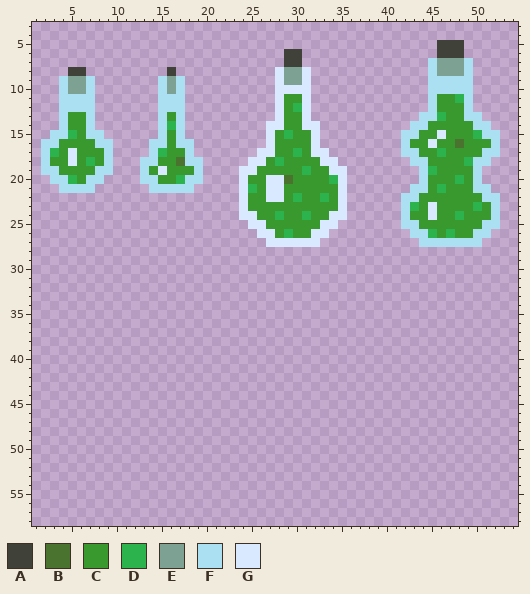
Edited in one commit: pixel-art file (Sprites/Potions/potion testing.aseprite). Above, as it was before the edit.
64x64 pixels, 1 frame. Shown: x 1..54, y 3..58.
Visible layers, top first: "Layer 2", "Layer 1".
Palette (. is transparent): A #404239  B #49732e  C #39992e  D #2db34d  E #7da192  F #aae0f2  G #d9e9ff
Pixels before (only the part around the change), first column x 19:
28 ....................................
29 ....................................
30 ....................................
31 ....................................
32 ....................................
33 ....................................
34 ....................................
35 ....................................
36 ....................................
37 ....................................
38 ....................................
39 ....................................
40 ....................................
41 ....................................
42 ....................................
43 ....................................
44 ....................................
45 ....................................
46 ....................................
47 ....................................
48 ....................................
49 ....................................
50 ....................................
51 ....................................
52 ....................................
53 ....................................
54 ....................................
55 ....................................
56 ....................................
57 ....................................
58 ....................................
After:
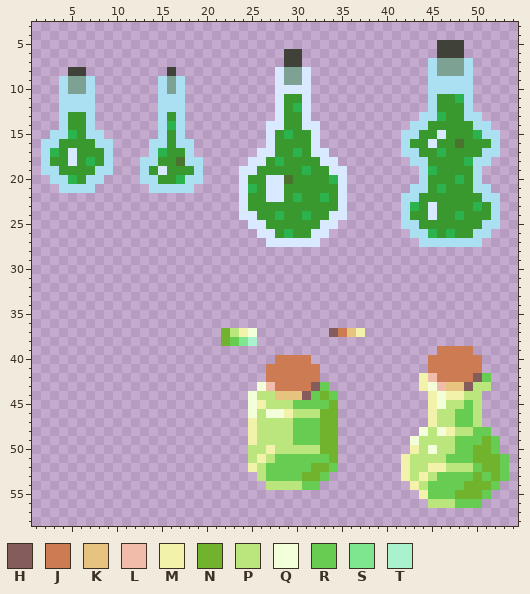
Colours new in this view: H #845c5c  J #cc7b52  K #e6c37e  L #f2bcaa  M #f2f2aa  N #71b32d  P #bbe67e  Q #f3ffd9  R #66cc52  S #7ee68f  T #aaf2ce
Edits made:
Layer "Layer 1":
The author put colour H in row 37 at x 34; in row 42 at x 50; in row 43 at x 32 and 49; in row 44 at x 31.
The author put colour J in row 37 at x 35; in row 39 at x 46 to 49; in row 40 at x 28 to 31 and 45 to 50; in row 41 at x 27 to 32 and 45 to 50; in row 42 at x 27 to 32 and 46 to 49; in row 43 at x 28 to 31.
The author put colour K in row 37 at x 36; in row 43 at x 47 to 48; in row 44 at x 28 to 30.
The author put colour L in row 42 at x 45; in row 43 at x 27 and 46.
The author put colour M in row 37 at x 24 and 37; in rows 42 to 43 at x 44; in row 44 at x 45 and 47 to 48; in row 45 at x 26 and 45; in row 46 at x 29 and 45; in row 47 at x 25 and 45.
The author put colour M in row 48 at x 25 and 47; in row 49 at x 25; in row 50 at x 27 and 43; in row 51 at x 26 and 42; in row 52 at x 25, 42 and 45 to 46; in row 53 at x 42 and 44.
The author put colour M in row 54 at x 43; in row 55 at x 44.
The author put colour N in rows 37 to 38 at x 22; in row 44 at x 33; in row 45 at x 34; in rows 46 to 48 at x 33 to 34; in row 49 at x 33 to 34 and 51; in row 50 at x 33 to 34 and 50 to 51.
The author put colour N in row 51 at x 34 and 50 to 52; in row 52 at x 32 to 33 and 51 to 52; in row 53 at x 31 to 32, 50 and 52; in row 54 at x 49 to 51; in row 55 at x 48 to 50.
The author put colour P in row 37 at x 23; in row 43 at x 50 to 51; in row 44 at x 26 to 27 and 49 to 50; in row 45 at x 27 to 29, 47 to 48 and 50; in row 46 at x 26, 30 to 32, 46 to 47 and 50; in row 47 at x 26 to 29, 46 to 47 and 50.
The author put colour P in row 48 at x 26 to 29, 45 and 48 to 49; in row 49 at x 26 to 29 and 44 to 47; in row 50 at x 25 to 26, 28 to 32, 44 and 46 to 47; in row 51 at x 25, 27 and 43 to 46; in row 52 at x 26, 43 to 44 and 47 to 49; in row 53 at x 26, 43 and 45.
The author put colour P in row 54 at x 27 to 30 and 44; in row 56 at x 45 to 47.
The author put colour Q in row 37 at x 25; in row 43 at x 26 and 45; in rows 44 to 45 at x 25 and 46; in row 46 at x 25 and 27 to 28; in row 48 at x 44 and 46; in row 49 at x 43.
The author put colour Q in row 50 at x 45.
The author put colour R in row 38 at x 23; in row 42 at x 51; in row 43 at x 33; in row 44 at x 32 and 34; in row 45 at x 30 to 33 and 49; in row 46 at x 48 to 49.
The author put colour R in row 47 at x 30 to 32 and 48 to 49; in row 48 at x 30 to 32 and 50 to 51; in row 49 at x 30 to 32, 48 to 50 and 52; in row 50 at x 48 to 49 and 52; in row 51 at x 28 to 33, 47 to 49 and 53; in row 52 at x 27 to 31, 34, 50 and 53.
The author put colour R in row 53 at x 27 to 30, 33, 46 to 49, 51 and 53; in row 54 at x 31 to 32, 45 to 48 and 52; in row 55 at x 45 to 47 and 51; in row 56 at x 48 to 50.
The author put colour S in row 38 at x 24.
The author put colour T in row 38 at x 25.
